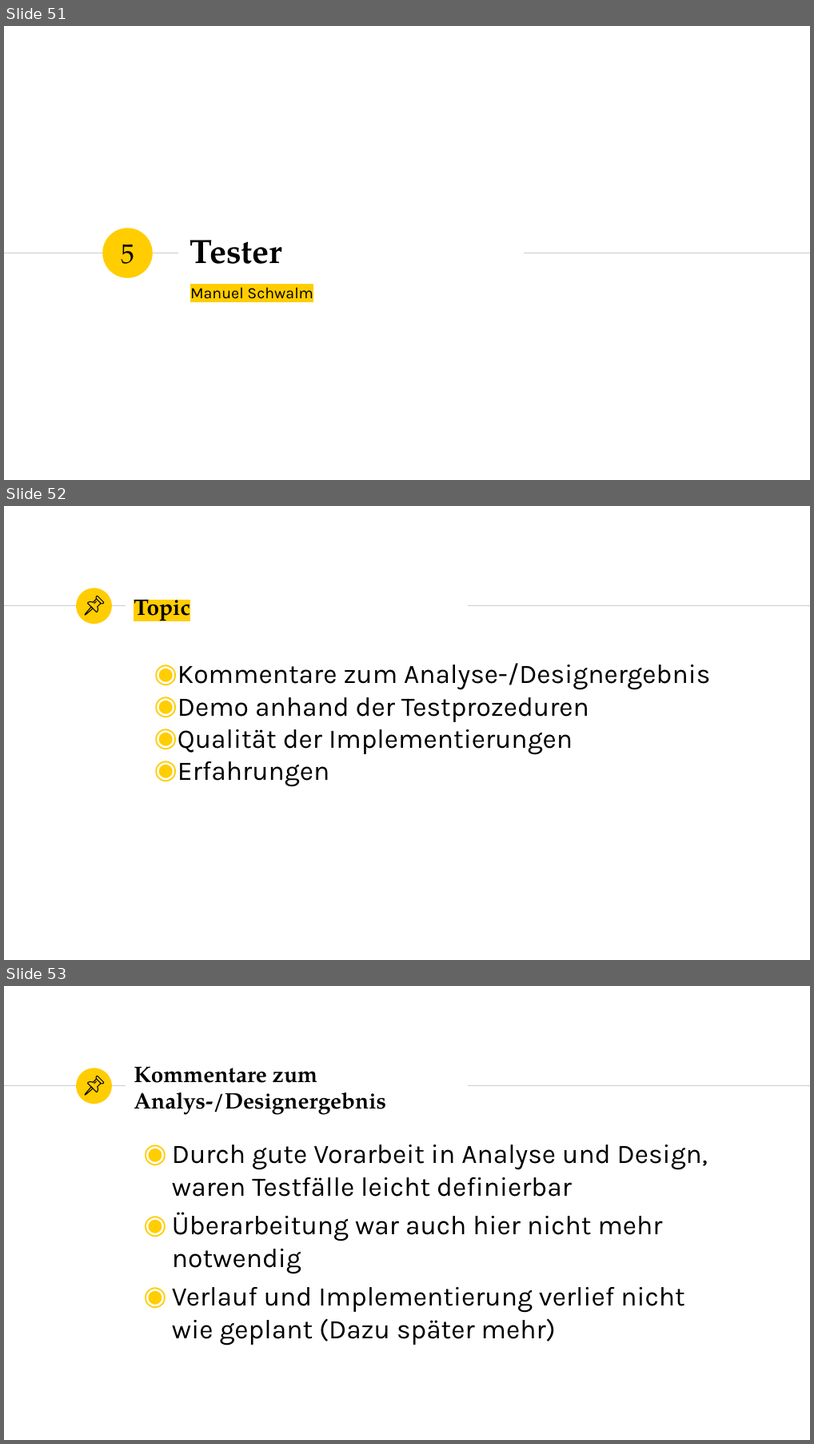
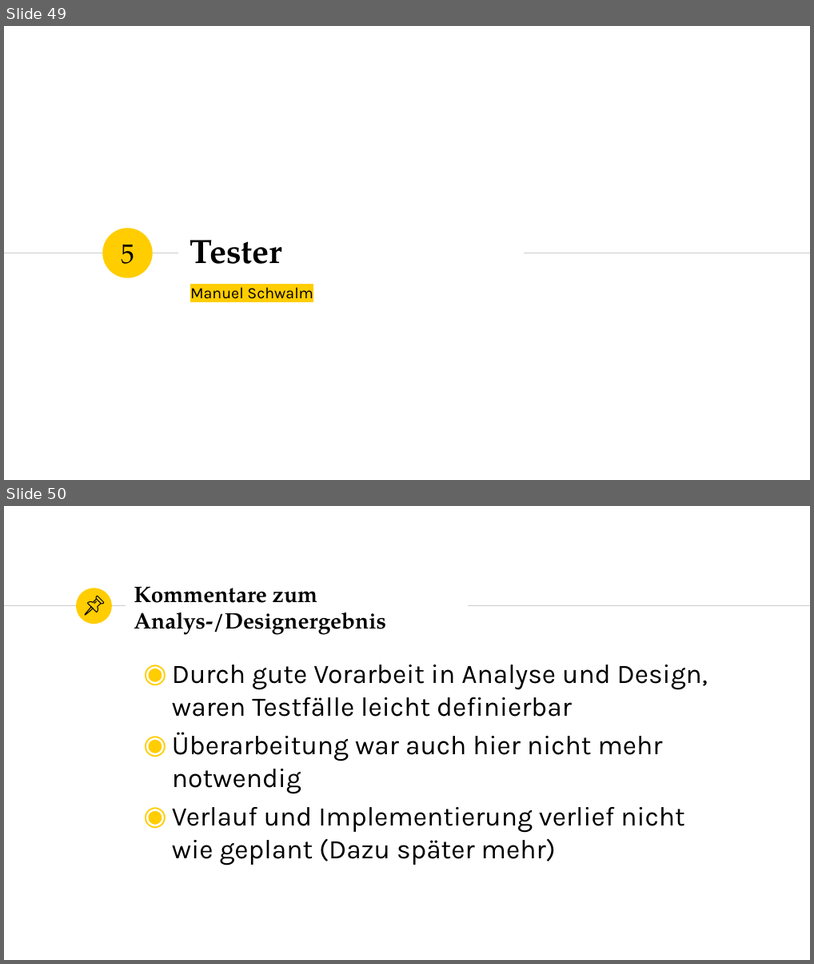
Before and after one commit to marcelherd/OOT-Projekt, a slide deck: Presentation/Presentation.pptx. Shown one above the other, each under a label of ours: slides 51, 52 and 53 before the commit, slides 49 and 50 after it. The pictures are 814x1444 and 814x964 pixels, drawn with LibreOffice and Linux fonts; fonts in the diff are those of the drawing. Boxes give left, top, right and bottom in pixels: in the first picture for what was removed or moved away, otherwise in the second. Text is boxed around its words. In the diff, an @@ line names an element or a change of style, - is before the commit and + after.

Commit message:
Topic Slides deleted

```diff
--- a/Presentation/Presentation.pptx
+++ b/Presentation/Presentation.pptx
@@ slide 52 removed at (4, 506, 810, 960), background #FFFFFF; not listed: 3 template elements that a slide beside it also shows @@
@@ group removed at (85, 596, 103, 615): 4 freeform shapes @@
@@ title removed at (134, 592, 190, 624) @@
-Topic
@@ text removed at (178, 663, 710, 787) @@
-◉ Kommentare zum Analyse-/Designergebnis
-◉ Demo anhand der Testprozeduren
-◉ Qualität der Implementierungen
-◉ Erfahrungen
@@ what was slide 51 is now slide 49 @@
@@ what was slide 53 is now slide 50 @@
```
Also in this commit, not shown: 2 other slides removed.
